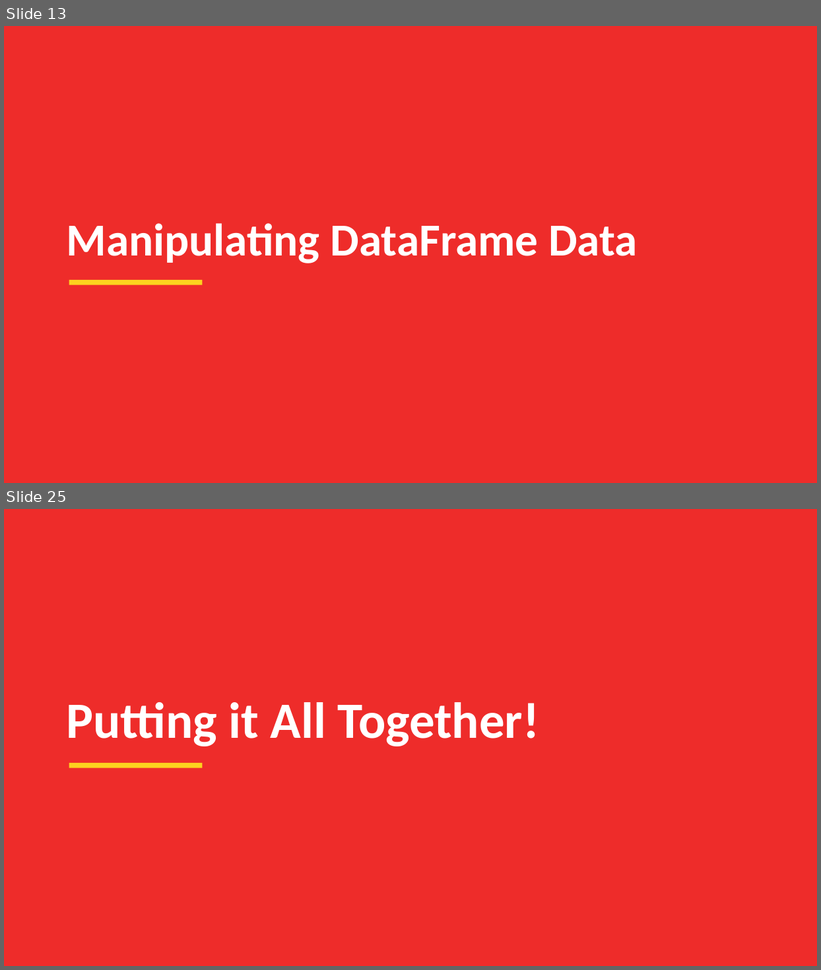
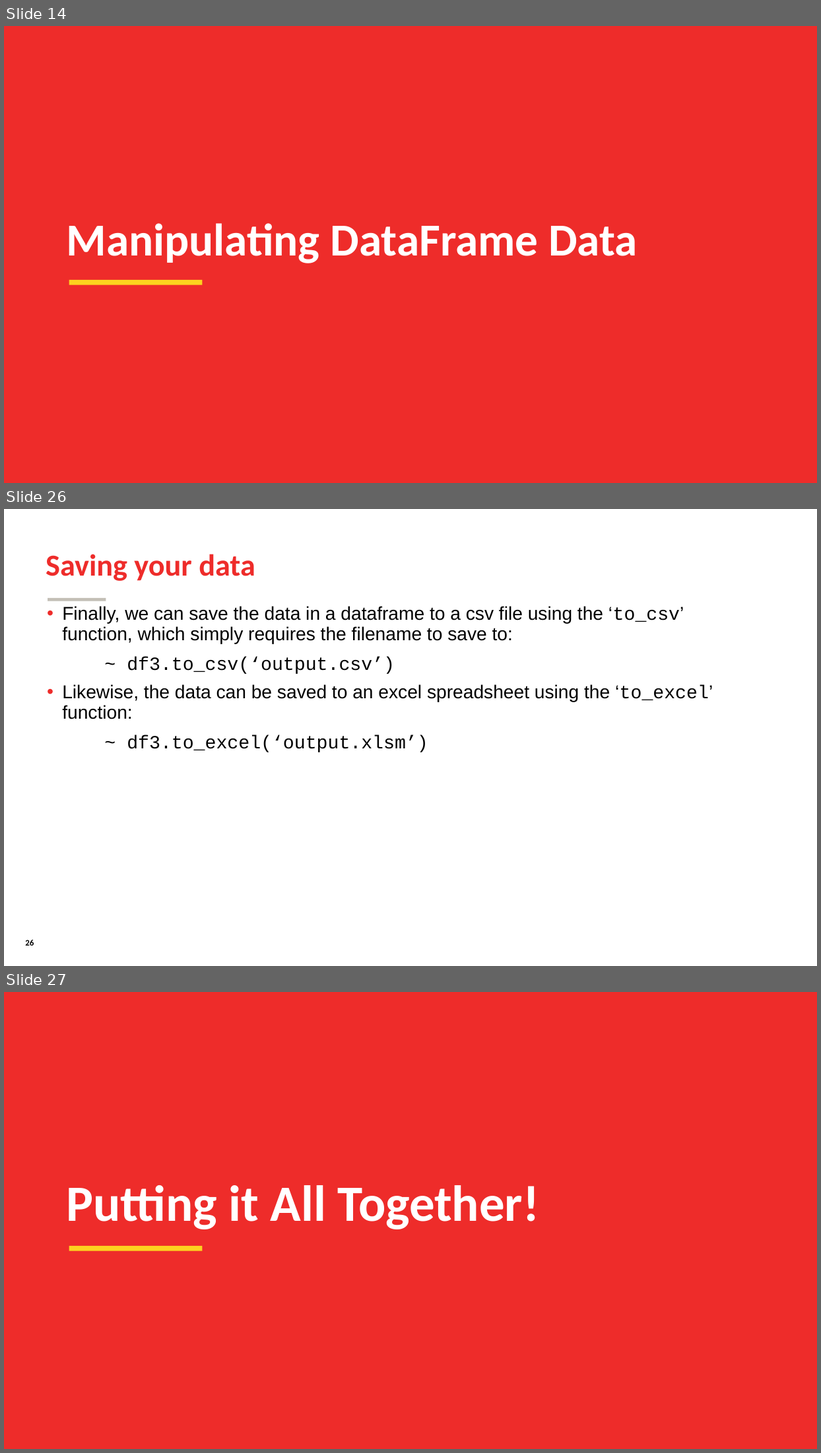
Before and after one commit to SomeoneInParticular/MDPR613_CourseMaterial, a slide deck: PythonCrashCourse/Unit2_DataManagement/Unit2_DataManagement.odp. Shown one above the other, each under a label of ours: slides 13 and 25 before the commit, slides 14, 26 and 27 after it; the slides between them are not shown. The pictures are 821x970 and 821x1453 pixels, drawn with LibreOffice and Linux fonts; fonts in the diff are those of the drawing; background and template pictures are left out. Boxes give left, top, right and bottom in pixels: in the first picture for what was removed or moved away, otherwise in the second. Text is boxed around its words. In the diff, an @@ line names an element or a change of style, - is before the commit and + after.

```diff
--- a/PythonCrashCourse/Unit2_DataManagement/Unit2_DataManagement.odp
+++ b/PythonCrashCourse/Unit2_DataManagement/Unit2_DataManagement.odp
@@ slide 26 added at [4, 509, 817, 966], background #FFFFFF @@
@@ title added at [46, 554, 255, 581], 36 pt, text #EE2C2A, bold @@
+Saving your data
@@ rectangle added at [48, 598, 106, 601], fill #C3BFB6 @@
@@ text added at [62, 606, 713, 753], 22 pt, text #000000 @@
+• Finally, we can save the data in a dataframe to a csv file using the ‘to_csv’ function, which simply requires the filename to save to:
+  ~ df3.to_csv(‘output.csv’)
+• Likewise, the data can be saved to an excel spreadsheet using the ‘to_excel’ function:
+  ~ df3.to_excel(‘output.xlsm’)
@@ page number added at [25, 940, 34, 946], 10 pt, text #000000, bold @@
+26
@@ what was slide 13 is now slide 14 @@
@@ what was slide 25 is now slide 27 @@
```
Also in this commit, not shown: 4 slides changed, 1 other slide added, 12 other files.
